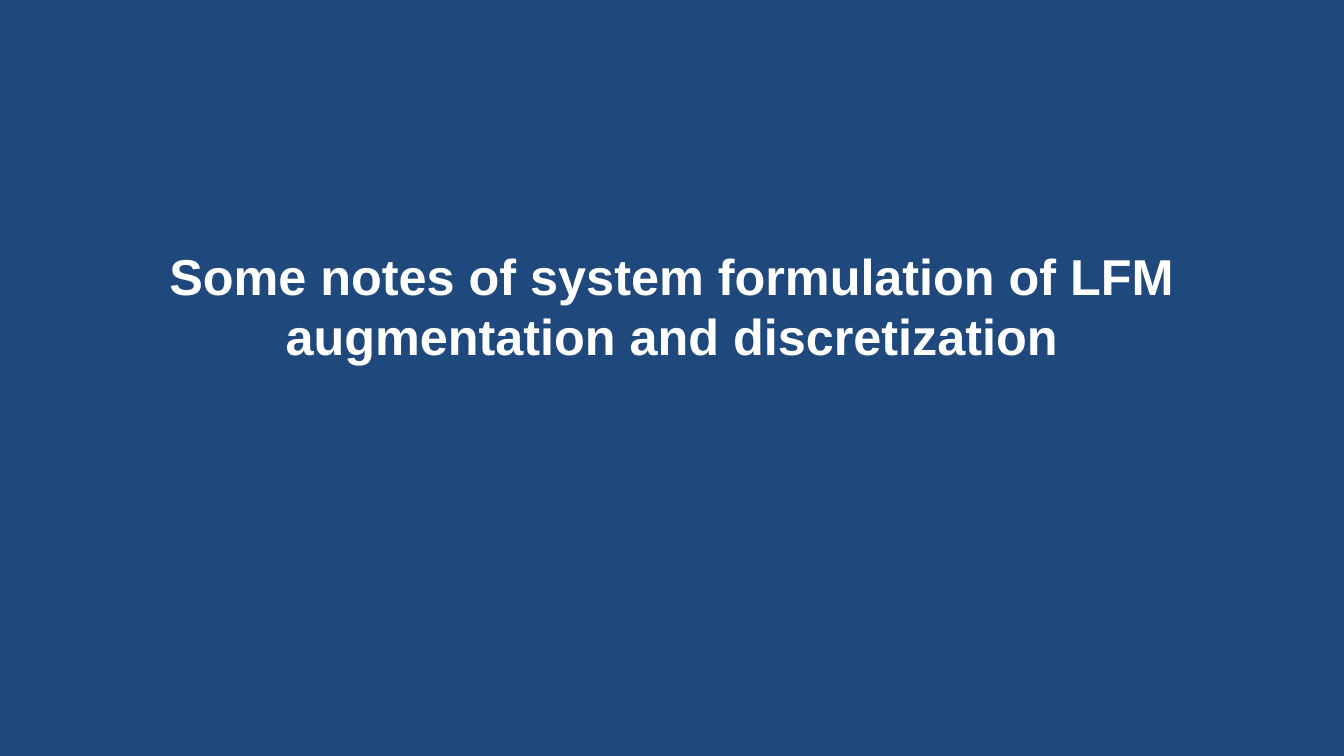
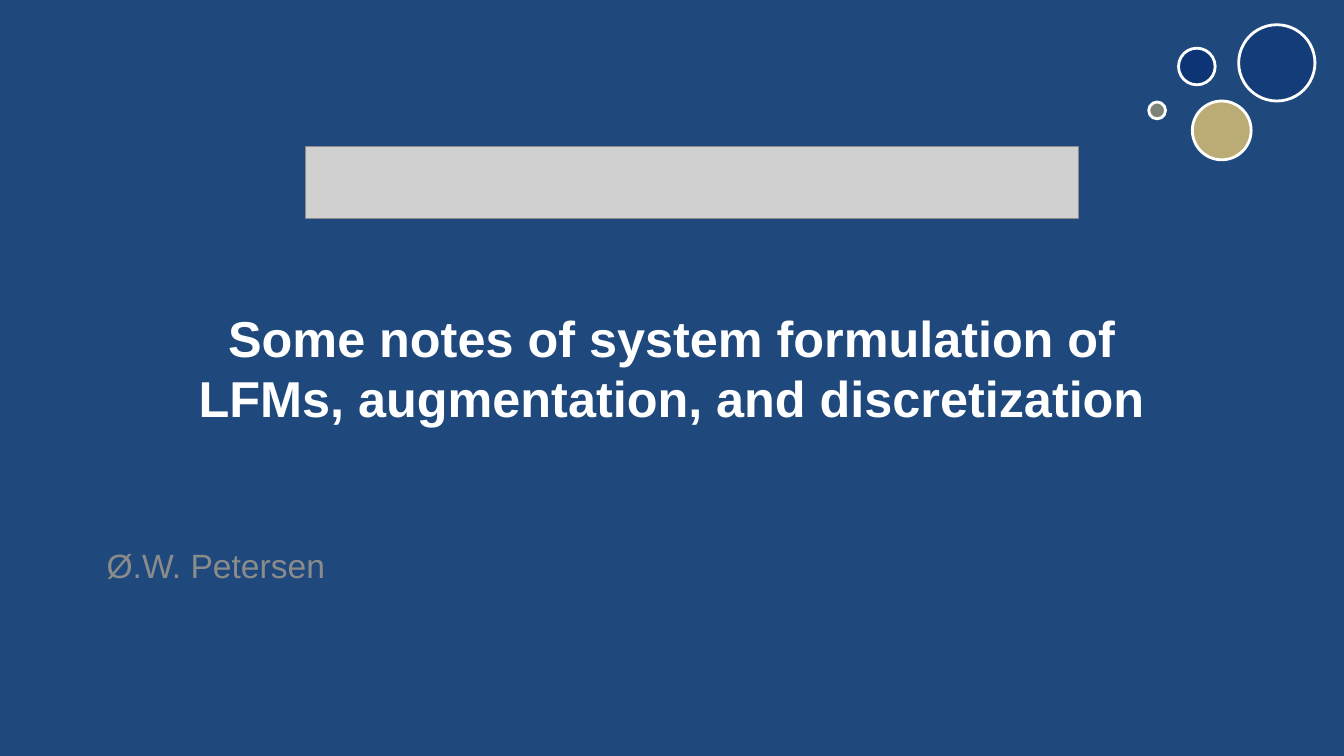
Before and after one commit to Oyvindwpetersen/ssm_tools, a slide deck: slide 1 of documentation/SystemFormulation_LFM_and_statespace.pptx. Drawn at 1344x756 pixels with LibreOffice and Linux fonts; fonts in the diff are those of the drawing; grey boxes stand for pictures; background and template pictures are left out. Boxes give left, top, right and bottom in pixels: in the first picture for what was removed or moved away, otherwise in the second. Text is boxed around its words. In the diff, an @@ line names an element or a change of style, - is before the commit and + after.

```diff
--- a/documentation/SystemFormulation_LFM_and_statespace.pptx
+++ b/documentation/SystemFormulation_LFM_and_statespace.pptx
@@ group added at (1149, 25, 1316, 159): 4 ellipses @@
@@ picture added at (306, 146, 1079, 219) @@
@@ title at (199, 320, 1145, 427): text changed @@
-Some notes of system formulation of LFM augmentation and discretization
+Some notes of system formulation of LFMs, augmentation, and discretization
@@ subtitle added at (107, 554, 325, 579), 24 pt, text #8C8C8C @@
+Ø.W. Petersen
```
Also in this commit, not shown: 4 other slides changed, 2 other files.
